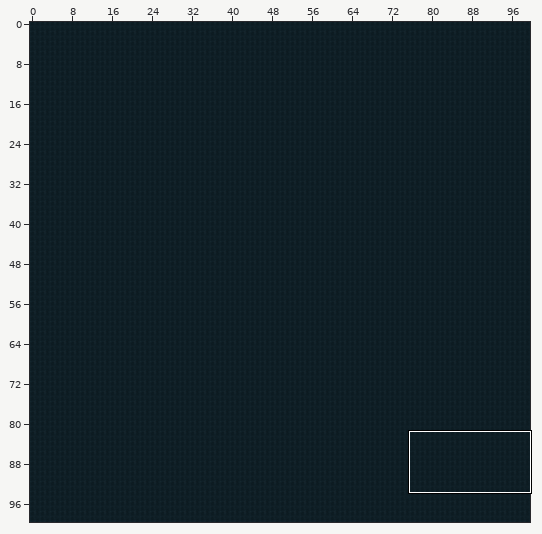
An edit to a level. Tiled map (JSON), LostAndDivine.ClientMonoGame/Content/Sectors/2_8.tmj. The picture above shows the old version from afar; the outline marks the close-up.
Close-up. Before the commit:
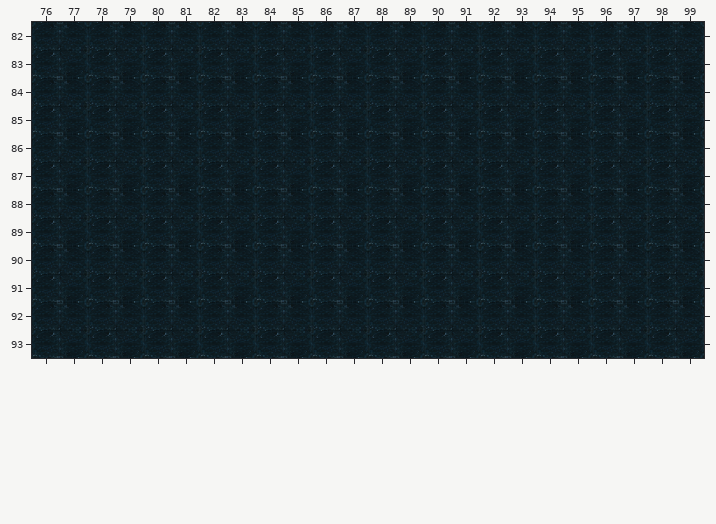
Cells are 64x64 px. Shown: x 76..99, y 82..93. The commit also changed other parts of the map, which this record leaves out.
New version:
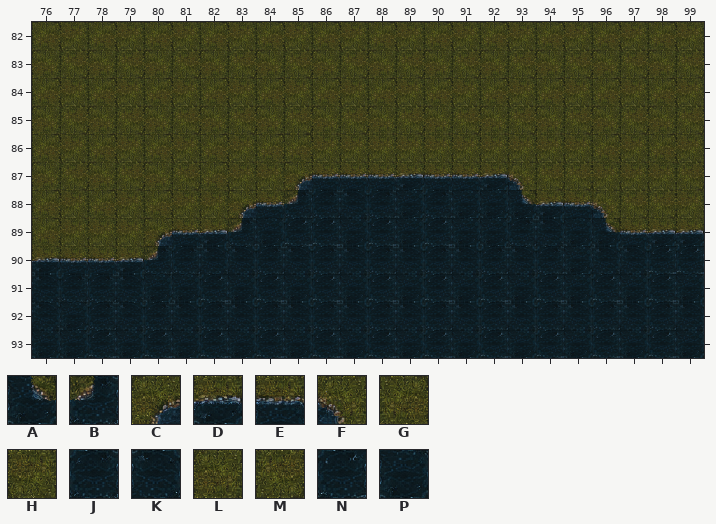
Key: from "World-Tilemap": A 40, B 41, C 68, D 69, E 70, F 71, G 91, H 92, J 99, K 100, L 121, M 122, N 129, P 130.
_ is an empty cell.
Tiles replaced or removed in this view: J, K, N, P.
Changes in this commit:
Changed rows in their new state; . is an unchanged cell.
Layer "Слой тайлов 1":
first column x 76:
82 GHGHGHGHGHGHGHGHGHGHGHGH
83 LMLMLMLMLMLMLMLMLMLMLMLM
84 GHGHGHGHGHGHGHGHGHGHGHGH
85 LMLMLMLMLMLMLMLMLMLMLMLM
86 GHGHGHGHGGHHHHHHHHHHGHGH
87 LMLMLMGHHCEEEDEEDFMMHHHM
88 GHGHGHHCEB...P.PPADEFMMH
89 GHHHCEDBPN......PJK.AEDD
90 DEEDBJK............PK.NN
91 KJJKP...................
92 KP......................
93 P.......................
Boxes around the changes in both close-ups, in picture pixels (x1, y1, x2, y2):
changed: (32, 22, 704, 358)
